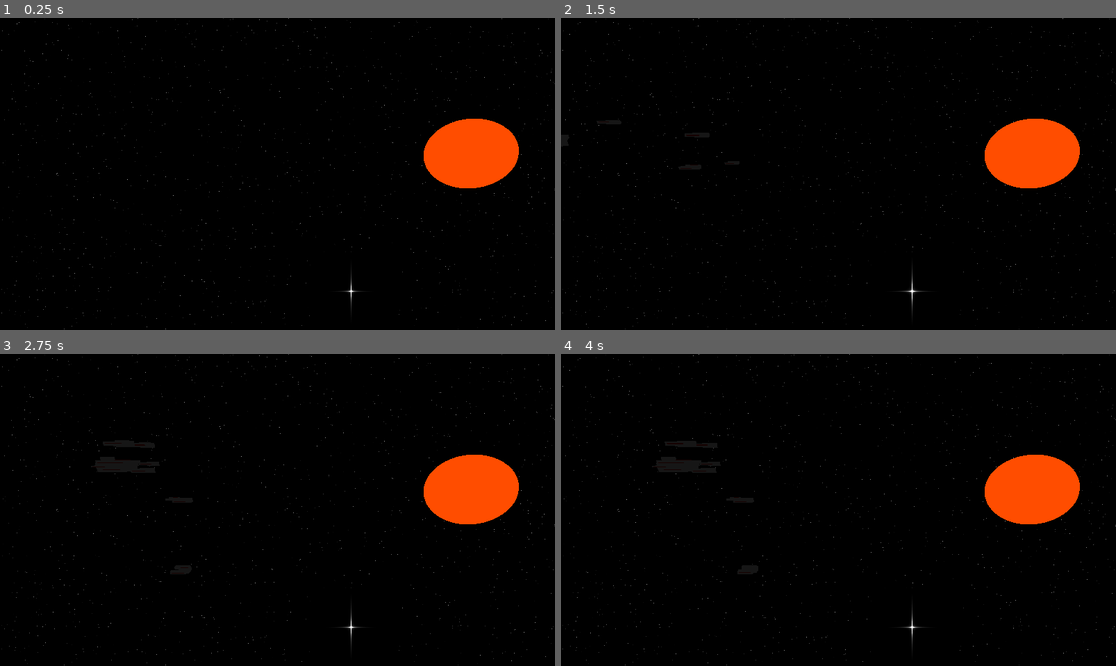
Above: before the commit, frames 1-4 (two rows, left to right).
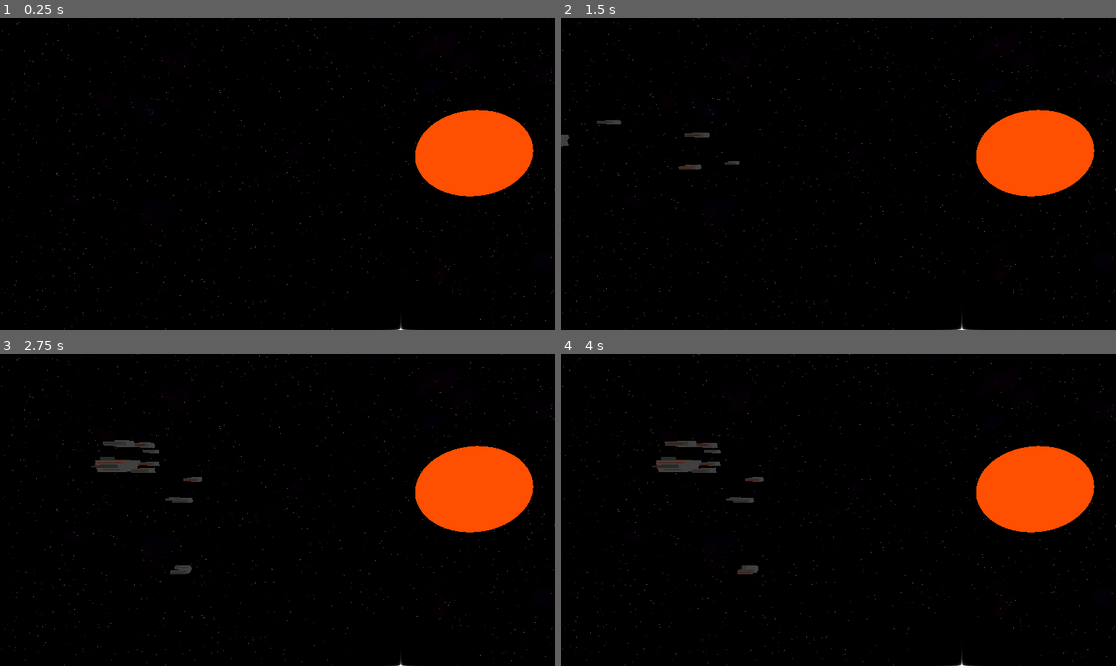
Above: after the commit, the same moments.

Repository: SidewaysFox/faster-than-faster-than-light
Game: Godot game, scene res://space.tscn
The game is run twice, just before and just after one commit, with the same random seed, the same clock (stepped at 60 frames per second) and the same inputs.
Inputs:
- Up to frame 1 (0.25 s): no input
- Up to frame 2 (1.5 s): tap Enter at 0.5 s
- Up to frame 3 (2.75 s): no input
- Up to frame 4 (4 s): tap Space at 3.5 s

The runs differ from the first frame. In frame 1, 1.7% of the frame differs, in the area x 56-97%, y 29-100%; in frame 2, 1.9%; in frame 3, 2.4%, in the area x 16-97%, y 27-100%; in frame 4, 2.4%.

Commit message:
new progress

Diff:
--- a/faster-than-faster-than-light/bg-stars.gdshader
+++ b/faster-than-faster-than-light/bg-stars.gdshader
@@ -3,7 +3,7 @@
 
 uniform vec4 bg_color: source_color;
 uniform float seed = 1.0;
-uniform float prob_mod = 1.0;
+uniform float prob = 0.9;
 uniform float size = 100.0;
 
 float rand(vec2 st) {
@@ -11,7 +11,6 @@
 }
 
 void fragment() {
-	float prob = 0.9 * prob_mod;
 	vec2 pos = floor(1.0 / size * FRAGCOORD.xy);
 	float color = 0.0;
 	float starValue = rand(pos);
--- a/faster-than-faster-than-light/space.gd
+++ b/faster-than-faster-than-light/space.gd
@@ -6,20 +6,34 @@
 
 var system_types: Array[int] = [1, 1, 1, 1, 1, 1, 1, 1, 1, 2, 2, 2, 2, 3]
 var star_colours: Array[Color] = [Color(1, 1, 0), Color(1, 0.3, 0), Color(1, 0.1, 0), Color(1, 1, 1), Color(0.6, 0.6, 1), Color(0.3, 0.3, 1), Color(0.1, 0.1, 1)]
+var main_star_count: int
 
 
 func _ready() -> void:
+	# TODO: tesselating noise map with shader
+	# TODO: add star glow
 	$BGStars.material_override.set_shader_parameter("seed", randf_range(0.01, 100.0))
-	$BGStars.material_override.set_shader_parameter("prob_mod", randf_range(0.98, 1.1))
-	$BGStars.material_override.set_shader_parameter("size", randf_range(80.0, 130.0))
-	for i in system_types.pick_random():
-		var z: float = randf_range(-2500, -300)
-		var x: float = randf_range(z * -1.1, z * 1.1)
-		var y: float = randf_range(z / 0.8, z / -2.3)
+	$BGStars.material_override.set_shader_parameter("prob", randf_range(0.88, 1.0))
+	$BGStars.material_override.set_shader_parameter("size", randf_range(70.0, 160.0))
+	main_star_count = system_types.pick_random()
+	print(main_star_count)
+	for i in main_star_count:
+		var x: float
+		var y: float
+		var z: float
+		z = randf_range(-2500, -300)
+		x = randf_range(z * -1.1, z * 1.1)
+		y = randf_range(z / 0.8, z / -2.3)
+		while Vector3(x, y, z).distance_to(Vector3.ZERO) > 3500.0:
+			print(Vector3(x, y, z))
+			print(Vector3(x, y, z).distance_to(Vector3.ZERO))
+			z = randf_range(-2500, -300)
+			x = randf_range(z * -1.1, z * 1.1)
+			y = randf_range(z / 0.8, z / -2.3)
 		var colour = star_colours.pick_random()
 		$Background.get_node("MainStar" + str(i + 1)).mesh.material.albedo_color = colour
 		$Background.get_node("MainStar" + str(i + 1)).mesh.material.emission = colour
-		$Background.get_node("MainStar" + str(i + 1)).mesh.radius = randf_range(75, 180)
+		$Background.get_node("MainStar" + str(i + 1)).mesh.radius = randf_range(40, 240)
 		$Background.get_node("MainStar" + str(i + 1)).mesh.height = $Background.get_node("MainStar" + str(i + 1)).mesh.radius * 2
 		$Background.get_node("MainStar" + str(i + 1)).position = Vector3(x, y, z)
 	var nebula_pos: Vector3
@@ -31,7 +45,7 @@
 			for j in randi_range(50, 300):
 				var new_nebula = bg_nebula.instantiate()
 				new_nebula.position = nebula_pos
-				new_nebula.mesh.material.color = Color(nebula_colour, 0.01)
+				new_nebula.mesh.material.albedo_color = Color(nebula_colour, 0.02)
 				new_nebula.mesh.material.emission = Color(nebula_colour)
 				new_nebula.mesh.radius = randf_range(20, 50)
 				new_nebula.mesh.height = new_nebula.mesh.radius * 2
@@ -41,7 +55,7 @@
 			for j in randi_range(1, 25):
 				var new_nebula = bg_nebula.instantiate()
 				new_nebula.position = nebula_pos
-				new_nebula.mesh.material.albedo_color = Color(nebula_colour, 0.01)
+				new_nebula.mesh.material.albedo_color = Color(nebula_colour, 0.02)
 				new_nebula.mesh.material.emission = Color(nebula_colour)
 				new_nebula.mesh.radius = randf_range(20, 50)
 				new_nebula.mesh.height = new_nebula.mesh.radius * 2
--- a/faster-than-faster-than-light/space.tscn
+++ b/faster-than-faster-than-light/space.tscn
@@ -11,7 +11,7 @@
 shader = ExtResource("4_ulv8f")
 shader_parameter/bg_color = Color(0, 0, 0, 1)
 shader_parameter/seed = 1.0
-shader_parameter/prob_mod = 1.0
+shader_parameter/prob = 1.0
 shader_parameter/size = 100.0
 
 [sub_resource type="SphereMesh" id="SphereMesh_4fhbr"]
@@ -55,6 +55,8 @@
 radial_segments = 48
 rings = 24
 
+[sub_resource type="Environment" id="Environment_ulv8f"]
+
 [node name="Space" type="Node3D"]
 script = ExtResource("1_81phd")
 bg_star = ExtResource("2_qtpbo")
@@ -80,6 +82,7 @@
 
 [node name="Camera3D" type="Camera3D" parent="."]
 transform = Transform3D(1, 0, 0, 0, 0.965926, 0.258819, 0, -0.258819, 0.965926, 0, 50, 100)
+environment = SubResource("Environment_ulv8f")
 
 [node name="FriendlyShips" type="Node3D" parent="."]
 
@@ -114,6 +117,14 @@
 team = 1
 type = 1
 
+[node name="Starship9" parent="FriendlyShips" instance=ExtResource("1_d5lh8")]
+team = 1
+type = 1
+
+[node name="Starship10" parent="FriendlyShips" instance=ExtResource("1_d5lh8")]
+team = 1
+type = 1
+
 [node name="NeutralShips" type="Node3D" parent="."]
 
 [node name="HostileShips" type="Node3D" parent="."]
--- a/faster-than-faster-than-light/starship.gd
+++ b/faster-than-faster-than-light/starship.gd
@@ -16,7 +16,10 @@
 # 4: Repair
 # 5: Scanner
 # 6: Relay
-# 7: Drone command
+# 7: Drone command ship
+# 8: Drone fighter
+# 9: Drone infiltration
+#10: Drone repair
 ## The starship's species of origin
 @export var species: int = 0
 # -1: Unmanned
@@ -32,7 +35,7 @@
 
 # Variables
 var hull: int = 10
-var resources: int = 0
+var target: int = -1
 var jumping: bool = true
 var jump_mode: int = -1
 var jump_destination: Vector3
Not shown: 1 places in faster-than-faster-than-light/space.tscn that only renumber resources
